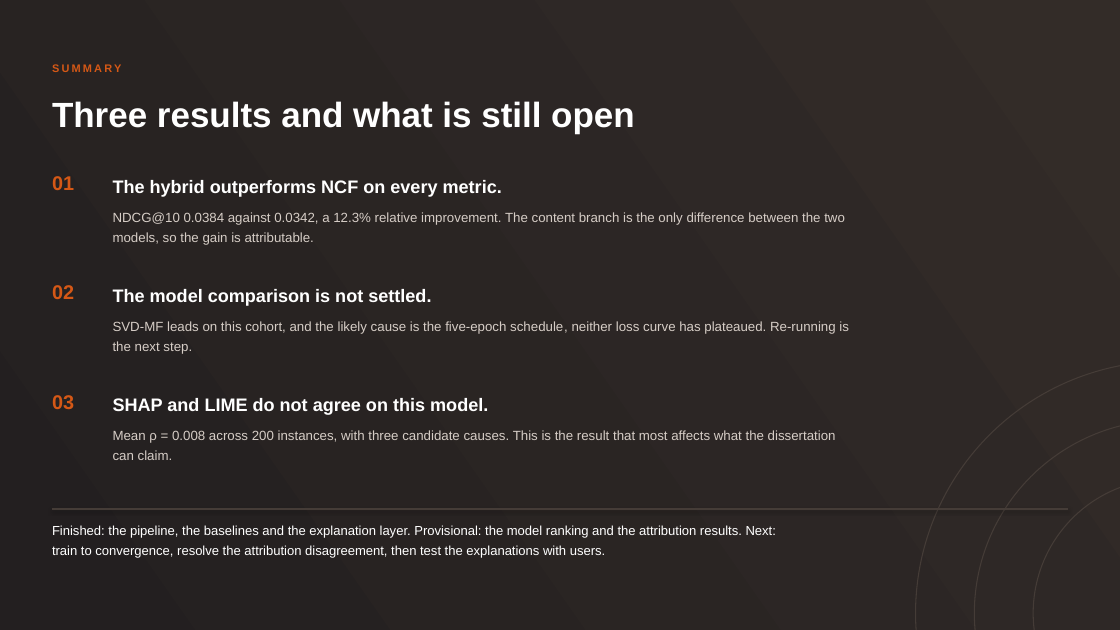
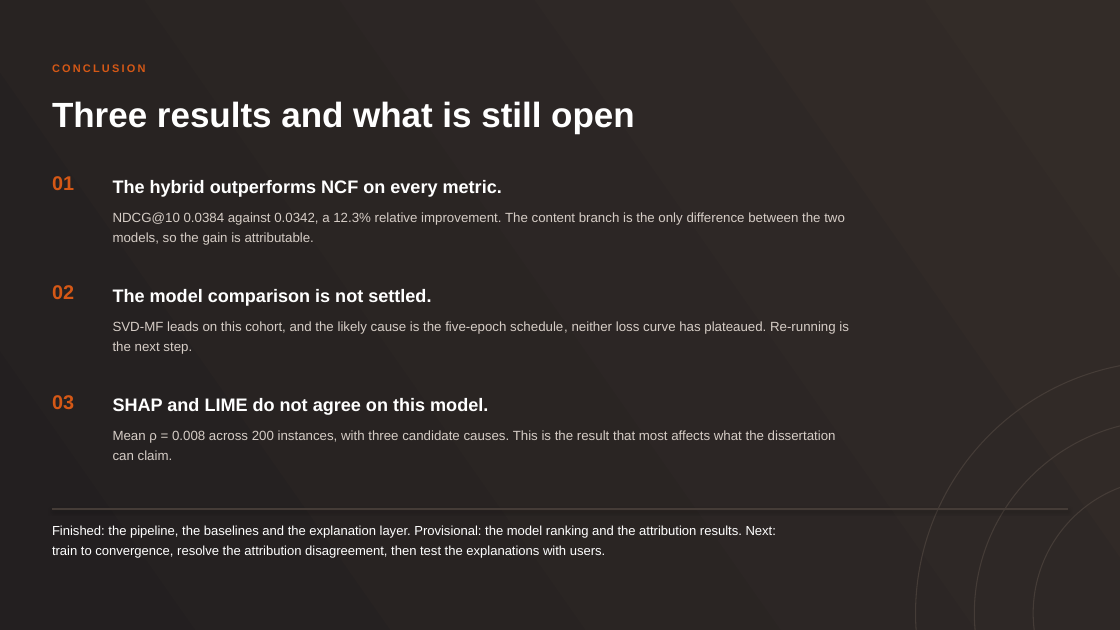
Before and after one commit to Mr-Chi35/viva2, a slide deck: slide 19 of CHIKE EGONU 202537244 viva 10 Nov.PPT 1.pptx (slide 18 before the commit). Drawn at 1120x630 pixels with LibreOffice and Linux fonts; fonts in the diff are those of the drawing. Boxes give left, top, right and bottom in pixels: in the first picture for what was removed or moved away, otherwise in the second. Text is boxed around its words. In the diff, an @@ line names an element or a change of style, - is before the commit and + after.

```diff
--- a/CHIKE EGONU 202537244 viva 10 Nov.PPT 1.pptx
+++ b/CHIKE EGONU 202537244 viva 10 Nov.PPT 1.pptx
@@ text at <box>52,64,145,72</box>: text changed @@
-SUMMARY
+CONCLUSION
```
Also in this commit, not shown: 14 other slides changed, 2 slides added.
